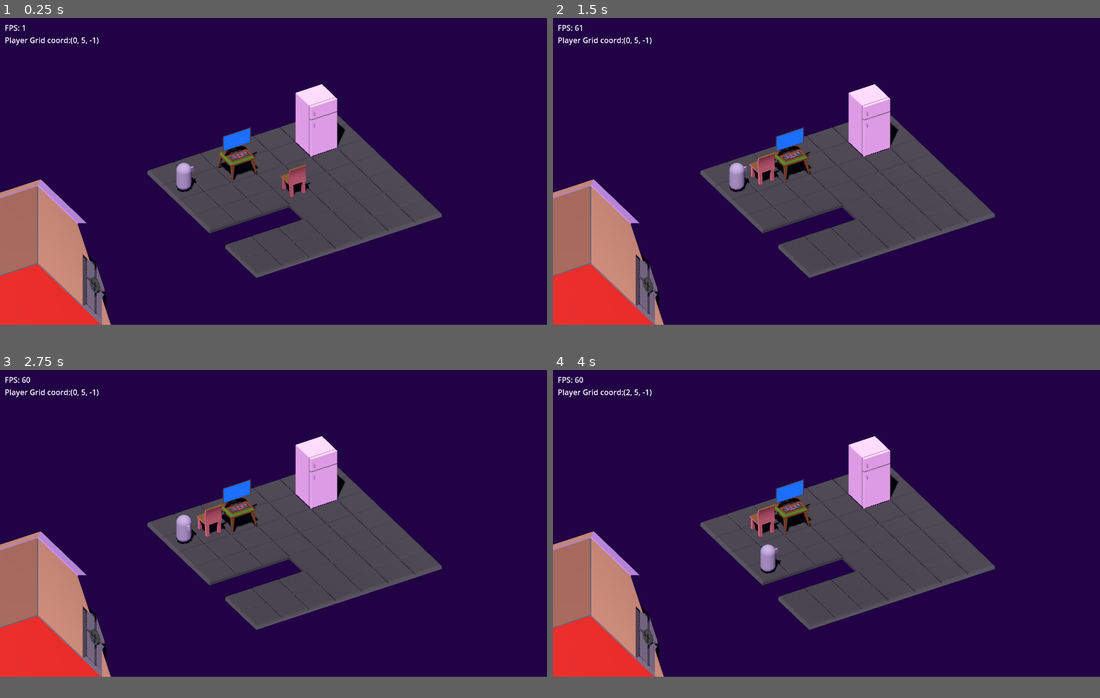
Above: before the commit, frames 1-4 (two rows, left to right).
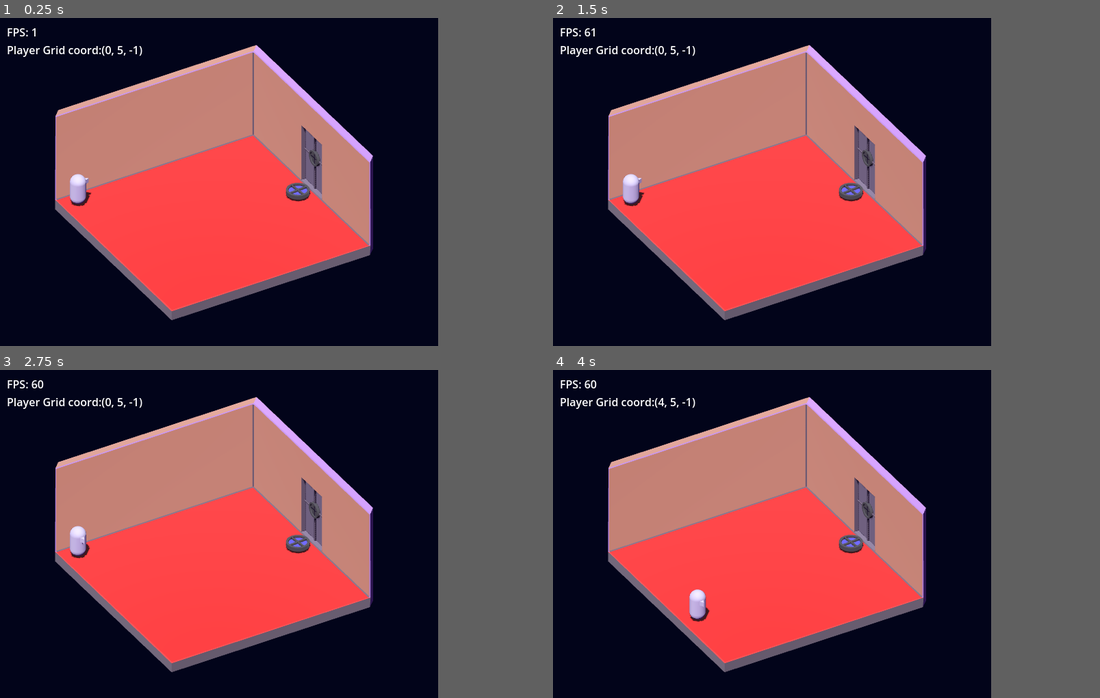
Above: after the commit, the same moments.

Repository: hakro/kosmopod-ld54
Game: Godot game, scene res://levels/base_level.tscn
The game is run twice, just before and just after one commit, with the same random seed, the same clock (stepped at 60 frames per second) and the same inputs. Before the commit the project starts from res://test_world.tscn.
Inputs:
- Up to frame 1 (0.25 s): no input
- Up to frame 2 (1.5 s): tap Enter at 0.5 s; hold Right (turn_right) 0.53-1.28 s; tap Space (pull_object) at 0.6 s; hold A (turn_left) from 1.28 s (still down); tap S (turn_around) at 1.35 s
- Up to frame 3 (2.75 s): tap Space (pull_object) at 2, 2.1 s; release A (turn_left) at 2.03 s; hold Right (turn_right) from 2.03 s (still down)
- Up to frame 4 (4 s): tap Enter at 2.75 s; release Right (turn_right) at 2.78 s; hold W (move_forward) 2.78-3.53 s; tap S (turn_around) at 2.85 s; hold A (turn_left) from 3.53 s (still down); tap Space (pull_object) at 3.6 s
In our replay, the window is 799x449 before the commit and 640x480 after it. These sizes can differ from the game's own. Grey fills any space a smaller window leaves; there, only what the larger window draws over its background counts as a difference.

The runs differ from the first frame. In frame 1, 75% of the frame differs, in the area x 0-81%, y 0-94%; in frame 2, 75%; in frame 3, 75%; in frame 4, 75%.

Commit message:
Level 1 \o/

Diff:
--- a/levels/base_level.tscn
+++ b/levels/base_level.tscn
@@ -1,6 +1,6 @@
 [gd_scene load_steps=10 format=3 uid="uid://bbsqj8ct5vuuk"]
 
-[ext_resource type="Script" path="res://levels/test_world.gd" id="1_w7b4v"]
+[ext_resource type="Script" path="res://levels/base_level.gd" id="1_fg8n8"]
 [ext_resource type="PackedScene" uid="uid://c2pu2dp0hayxv" path="res://player.tscn" id="3_au5ft"]
 [ext_resource type="MeshLibrary" uid="uid://plpor7trddqw" path="res://mesh_lib.tres" id="3_uftpn"]
 [ext_resource type="PackedScene" uid="uid://d1sfpa7anuag8" path="res://win_area.tscn" id="4_llxl5"]
@@ -15,18 +15,23 @@
 
 [sub_resource type="Environment" id="Environment_mtb07"]
 background_mode = 1
-background_color = Color(0.129412, 0.0117647, 0.270588, 1)
+background_color = Color(0.00784314, 0.0156863, 0.101961, 1)
 sky = SubResource("Sky_eiqet")
+ambient_light_source = 2
+ambient_light_color = Color(0.239216, 0.0823529, 0.443137, 1)
+reflected_light_source = 2
 tonemap_mode = 1
+glow_bloom = 0.1
+glow_blend_mode = 3
 
 [sub_resource type="BoxShape3D" id="BoxShape3D_6erw3"]
-size = Vector3(7, 2.25, 1)
+size = Vector3(6.75, 2.25, 1)
 
 [node name="BaseLevel" type="Node3D"]
-script = ExtResource("1_w7b4v")
+script = ExtResource("1_fg8n8")
 
 [node name="WinArea" parent="." instance=ExtResource("4_llxl5")]
-transform = Transform3D(0.5, 0, 0, 0, 0.5, 0, 0, 0, 0.5, 3.5, 0, -6.5)
+transform = Transform3D(0.5, 0, 0, 0, 0.5, 0, 0, 0, 0.5, 3.5, 0.119385, -6.5)
 
 [node name="DebugLabel" type="Label" parent="."]
 offset_left = 10.0
--- /dev/null
+++ b/levels/level-1.tscn
@@ -0,0 +1,73 @@
+[gd_scene load_steps=4 format=3 uid="uid://iyhfo8w3043t"]
+
+[ext_resource type="PackedScene" uid="uid://bbsqj8ct5vuuk" path="res://levels/base_level.tscn" id="1_i31b3"]
+[ext_resource type="PackedScene" uid="uid://c0vjbg6ypd1ne" path="res://object.tscn" id="2_77bqu"]
+[ext_resource type="PackedScene" uid="uid://dkgsw3vy5it4k" path="res://blocker.tscn" id="2_exwuf"]
+
+[node name="Level1" instance=ExtResource("1_i31b3")]
+
+[node name="GridMap" parent="." index="4"]
+data = {
+"cells": PackedInt32Array(-65529, 65531, 4, -65536, 65535, 3, -65536, 65534, 3, -65536, 65533, 3, -65536, 65531, 3, -65536, 65530, 3, -65536, 65529, 3, -65535, 65529, 3, -65534, 65529, 3, -65533, 65529, 3, -65532, 65529, 3, -65531, 65529, 3, -65530, 65529, 3, -65530, 65530, 3, -65530, 65531, 3, -65530, 65532, 3, -65530, 65533, 3, -65530, 65534, 3, -65530, 65535, 3, -65531, 65535, 3, -65532, 65535, 3, -65532, 65534, 3, -65533, 65535, 3, -65534, 65535, 3, -65535, 65535, 3, -65535, 65534, 3, -65535, 65533, 3, -65535, 65531, 3, -65535, 65530, 3, -65532, 65533, 3, -65532, 65532, 3, -65531, 65534, 3)
+}
+
+[node name="CollisionShape3D" parent="Blockers/StaticBody3D" index="0"]
+transform = Transform3D(1, 0, 0, 0, 1, 0, 0, 0, 1, 3.625, 0.875, 0.5)
+
+[node name="LocalSceneBlockers" type="Node3D" parent="." index="9"]
+
+[node name="Blocker" parent="LocalSceneBlockers" index="0" instance=ExtResource("2_exwuf")]
+transform = Transform3D(1, 0, 0, 0, 1, 0, 0, 0, 1, 1.5, 0.5, -3.5)
+
+[node name="Blocker2" parent="LocalSceneBlockers" index="1" instance=ExtResource("2_exwuf")]
+transform = Transform3D(1, 0, 0, 0, 1, 0, 0, 0, 1, 2.5, 0.5, -3.5)
+
+[node name="Blocker3" parent="LocalSceneBlockers" index="2" instance=ExtResource("2_exwuf")]
+transform = Transform3D(1, 0, 0, 0, 1, 0, 0, 0, 1, 2.5, 0.5, -4.5)
+
+[node name="Blocker4" parent="LocalSceneBlockers" index="3" instance=ExtResource("2_exwuf")]
+transform = Transform3D(1, 0, 0, 0, 1, 0, 0, 0, 1, 2.5, 0.5, -5.5)
+
+[node name="Blocker5" parent="LocalSceneBlockers" index="4" instance=ExtResource("2_exwuf")]
+transform = Transform3D(1, 0, 0, 0, 1, 0, 0, 0, 1, 3.5, 0.5, -5.5)
+
+[node name="Blocker6" parent="LocalSceneBlockers" index="5" instance=ExtResource("2_exwuf")]
+transform = Transform3D(1, 0, 0, 0, 1, 0, 0, 0, 1, 4.5, 0.5, -5.5)
+
+[node name="Blocker7" parent="LocalSceneBlockers" index="6" instance=ExtResource("2_exwuf")]
+transform = Transform3D(1, 0, 0, 0, 1, 0, 0, 0, 1, 5.5, 0.5, -5.5)
+
+[node name="Blocker8" parent="LocalSceneBlockers" index="7" instance=ExtResource("2_exwuf")]
+transform = Transform3D(1, 0, 0, 0, 1, 0, 0, 0, 1, 5.5, 0.5, -4.5)
+
+[node name="Blocker9" parent="LocalSceneBlockers" index="8" instance=ExtResource("2_exwuf")]
+transform = Transform3D(1, 0, 0, 0, 1, 0, 0, 0, 1, 5.5, 0.5, -3.5)
+
+[node name="Blocker10" parent="LocalSceneBlockers" index="9" instance=ExtResource("2_exwuf")]
+transform = Transform3D(1, 0, 0, 0, 1, 0, 0, 0, 1, 5.5, 0.5, -2.5)
+
+[node name="Blocker11" parent="LocalSceneBlockers" index="10" instance=ExtResource("2_exwuf")]
+transform = Transform3D(1, 0, 0, 0, 1, 0, 0, 0, 1, 4.5, 0.5, -4.5)
+
+[node name="Blocker12" parent="LocalSceneBlockers" index="11" instance=ExtResource("2_exwuf")]
+transform = Transform3D(1, 0, 0, 0, 1, 0, 0, 0, 1, 2.5, 0.5, -2.5)
+
+[node name="Blocker13" parent="LocalSceneBlockers" index="12" instance=ExtResource("2_exwuf")]
+transform = Transform3D(1, 0, 0, 0, 1, 0, 0, 0, 1, 3.5, 0.5, -2.5)
+
+[node name="Blocker14" parent="LocalSceneBlockers" index="13" instance=ExtResource("2_exwuf")]
+transform = Transform3D(1, 0, 0, 0, 1, 0, 0, 0, 1, 3.5, 0.5, -1.5)
+
+[node name="Blocker15" parent="LocalSceneBlockers" index="14" instance=ExtResource("2_exwuf")]
+transform = Transform3D(1, 0, 0, 0, 1, 0, 0, 0, 1, 2.5, 0.5, -1.5)
+
+[node name="Blocker16" parent="LocalSceneBlockers" index="15" instance=ExtResource("2_exwuf")]
+transform = Transform3D(1, 0, 0, 0, 1, 0, 0, 0, 1, 0.5, 0.5, -3.5)
+
+[node name="Fridge" parent="." index="10" instance=ExtResource("2_77bqu")]
+transform = Transform3D(-4.37114e-08, 0, -1, 0, 1, 0, 1, 0, -4.37114e-08, 0.5, 0.5, -4.5)
+object_mesh = "Fridge"
+
+[node name="Object" parent="." index="11" instance=ExtResource("2_77bqu")]
+transform = Transform3D(-4.37114e-08, 0, -1, 0, 1, 0, 1, 0, -4.37114e-08, 0.5, 0.5, -5.5)
+object_mesh = "Plant"
--- a/levels/test_world.gd
+++ /dev/null
@@ -1,21 +0,0 @@
-extends Node3D
-
-@onready var debug_label : Label = $DebugLabel
-
-func _ready():
-	GM.gridmap = $GridMap
-
-# Called every frame. 'delta' is the elapsed time since the previous frame.
-func _process(_delta):
-	debug_label.text = "FPS: " + str(Engine.get_frames_per_second())
-	debug_label.text += "\nPlayer Grid coord:" + str($GridMap.local_to_map(($Player.position)))
-	#debug_label.text += "\nPlayer Rot:" + str($Player.rotation.y)
-	#debug_label.text += "\nForward:" + str(Vector3.FORWARD)
-	#debug_label.text += "\nRotated:" + str(Vector3.FORWARD.rotated(Vector3.UP, PI))
-
-#func _input(event):
-	#if event.is_action_pressed("ui_cancel"):
-		#var block_in_grid = $GridMap.local_to_map($Object1.position)
-		##print(block_in_grid)
-		#block_in_grid.z -= 1
-		#$Object1.position = $GridMap.map_to_local(block_in_grid)
--- a/object.tscn
+++ b/object.tscn
@@ -16,6 +16,8 @@
 [node name="Object" type="Area3D" groups=["movable"]]
 transform = Transform3D(1, 0, 0, 0, 1, 0, 0, 0, 1, 0.5, 0.5, -0.5)
 collision_layer = 3
+monitoring = false
+monitorable = false
 script = ExtResource("1_ce4dr")
 metadata/_edit_group_ = true
 
--- a/project.godot
+++ b/project.godot
@@ -11,13 +11,19 @@
 [application]
 
 config/name="KosmoPod"
-run/main_scene="res://test_world.tscn"
+run/main_scene="res://levels/base_level.tscn"
 config/features=PackedStringArray("4.2", "GL Compatibility")
 config/icon="res://icon.svg"
 
 [autoload]
 
 GM="*res://GameManager.gd"
+
+[display]
+
+window/size/viewport_width=640
+window/size/viewport_height=480
+window/vsync/vsync_mode=2
 
 [input]
 
@@ -58,6 +64,6 @@
 
 [rendering]
 
-renderer/rendering_method="mobile"
+renderer/rendering_method="gl_compatibility"
 renderer/rendering_method.mobile="gl_compatibility"
-anti_aliasing/quality/msaa_3d=2
+anti_aliasing/quality/msaa_3d=1
--- a/test_world.tscn
+++ /dev/null
@@ -1,84 +0,0 @@
-[gd_scene load_steps=11 format=3 uid="uid://bbsqj8ct5vuuk"]
-
-[ext_resource type="Script" path="res://test_world.gd" id="1_w7b4v"]
-[ext_resource type="PackedScene" uid="uid://c2pu2dp0hayxv" path="res://player.tscn" id="3_au5ft"]
-[ext_resource type="MeshLibrary" uid="uid://plpor7trddqw" path="res://mesh_lib.tres" id="3_uftpn"]
-[ext_resource type="PackedScene" uid="uid://c0vjbg6ypd1ne" path="res://object.tscn" id="4_l4l61"]
-[ext_resource type="PackedScene" uid="uid://d1sfpa7anuag8" path="res://win_area.tscn" id="4_llxl5"]
-[ext_resource type="PackedScene" uid="uid://dkgsw3vy5it4k" path="res://blocker.tscn" id="6_67ko8"]
-[ext_resource type="ArrayMesh" uid="uid://cscvseu22df84" path="res://assets/room.res" id="7_no4ic"]
-
-[sub_resource type="ProceduralSkyMaterial" id="ProceduralSkyMaterial_i7ac0"]
-sky_horizon_color = Color(0.64625, 0.65575, 0.67075, 1)
-ground_horizon_color = Color(0.64625, 0.65575, 0.67075, 1)
-
-[sub_resource type="Sky" id="Sky_eiqet"]
-sky_material = SubResource("ProceduralSkyMaterial_i7ac0")
-
-[sub_resource type="Environment" id="Environment_mtb07"]
-background_mode = 1
-background_color = Color(0.129412, 0.0117647, 0.270588, 1)
-sky = SubResource("Sky_eiqet")
-tonemap_mode = 1
-
-[node name="TestWorld" type="Node3D"]
-script = ExtResource("1_w7b4v")
-
-[node name="WinArea" parent="." instance=ExtResource("4_llxl5")]
-transform = Transform3D(0.5, 0, 0, 0, 0.5, 0, 0, 0, 0.5, 1.5, 0, -5.5)
-
-[node name="DebugLabel" type="Label" parent="."]
-offset_left = 10.0
-offset_top = 9.0
-offset_right = 50.0
-offset_bottom = 32.0
-text = "Text"
-
-[node name="WorldEnvironment" type="WorldEnvironment" parent="."]
-environment = SubResource("Environment_mtb07")
-
-[node name="DirectionalLight3D" type="DirectionalLight3D" parent="."]
-transform = Transform3D(0.707108, -0.612372, 0.353553, -7.38181e-08, 0.5, 0.866026, -0.707106, -0.612373, 0.353554, 0, 3, 0)
-light_bake_mode = 0
-shadow_enabled = true
-
-[node name="GridMap" type="GridMap" parent="."]
-mesh_library = ExtResource("3_uftpn")
-cell_size = Vector3(1, 0.1, 1)
-data = {
-"cells": PackedInt32Array(-65536, 65535, 3, -65536, 65530, 3, -65536, 65532, 3, -65536, 65533, 3, -65536, 65534, 3, -65536, 65531, 3, -65535, 65530, 3, -65534, 65530, 3, -65533, 65530, 3, -65535, 65535, 3, -65535, 65534, 3, -65534, 65533, 3, -65534, 65535, 3, -65535, 65533, 3, -65535, 65532, 3, -65535, 65531, 3, -65534, 65531, 3, -65532, 65530, 3, -65529, 65531, 4, -1, 65535, 3, -1, 65533, 3, -1, 65534, 3, -1, 65532, 3, -1, 65531, 3, -1, 65530, 3, -65536, 65529, 3, -65534, 65529, 3, -65535, 65529, 3, -65533, 65529, 3, -65532, 65535, 3, -65532, 65534, 3, -65532, 65533, 3, -65532, 65532, 3, -65533, 65532, 3, -65533, 65531, 3, -65532, 65529, 3, -65532, 65531, 3, -65534, 65532, 3, -65531, 65535, 3, -65531, 65534, 3, -65531, 65533, 3, -65531, 65532, 3, -65531, 65531, 3, -65531, 65530, 3, -65531, 65529, 3, -65534, 65534, 3, -1, 65529, 3)
-}
-metadata/_editor_floor_ = Vector3(0, -1, 0)
-
-[node name="Camera3D" type="Camera3D" parent="."]
-transform = Transform3D(0.506546, -0.483104, 0.714159, 1.49012e-08, 0.828285, 0.560307, -0.862213, -0.283821, 0.419564, 5.48753, 3.46696, -0.949352)
-visible = false
-projection = 1
-size = 10.0
-far = 90.0
-
-[node name="Player" parent="." instance=ExtResource("3_au5ft")]
-
-[node name="Object1" parent="." instance=ExtResource("4_l4l61")]
-transform = Transform3D(-4.37114e-08, 0, 1, 0, 1, 0, -1, 0, -4.37114e-08, 2.5, 0.5, -3.5)
-
-[node name="Object2" parent="." instance=ExtResource("4_l4l61")]
-transform = Transform3D(-4.37114e-08, 0, -1, 0, 1, 0, 1, 0, -4.37114e-08, 0.5, 0.5, -2.5)
-object_mesh = "Table"
-
-[node name="Object3" parent="." instance=ExtResource("4_l4l61")]
-transform = Transform3D(-4.37114e-08, 0, -1, 0, 1, 0, 1, 0, -4.37114e-08, 0.5, 0.5, -5.5)
-object_mesh = "Fridge"
-
-[node name="Blocker" parent="." instance=ExtResource("6_67ko8")]
-transform = Transform3D(1, 0, 0, 0, 1, 0, 0, 0, 1, 3.5, 0.5, -0.5)
-
-[node name="Blocker2" parent="." instance=ExtResource("6_67ko8")]
-transform = Transform3D(1, 0, 0, 0, 1, 0, 0, 0, 1, 3.5, 0.5, -1.5)
-
-[node name="Blocker3" parent="." instance=ExtResource("6_67ko8")]
-transform = Transform3D(1, 0, 0, 0, 1, 0, 0, 0, 1, 3.5, 0.5, -2.5)
-
-[node name="Room" type="MeshInstance3D" parent="."]
-transform = Transform3D(-4.37114e-08, 0, 1, 0, 1, 0, -1, 0, -4.37114e-08, 2, 0, 7)
-mesh = ExtResource("7_no4ic")
--- a/win_area.tscn
+++ b/win_area.tscn
@@ -14,5 +14,5 @@
 shape = SubResource("CylinderShape3D_tldh5")
 
 [node name="MeshInstance3D" type="MeshInstance3D" parent="."]
-transform = Transform3D(1.92, 0, 0, 0, 0.93, 0, 0, 0, 1.92, -0.000981629, 0, 0)
+transform = Transform3D(1.92, 0, 0, 0, 3.4596, 0, 0, 0, 1.92, -0.000981629, 0, 0)
 mesh = ExtResource("1_iw8hm")
Renamed: test_world.gd -> levels/base_level.gd
Not shown: 7 places in mesh_lib.tres that only renumber resources
